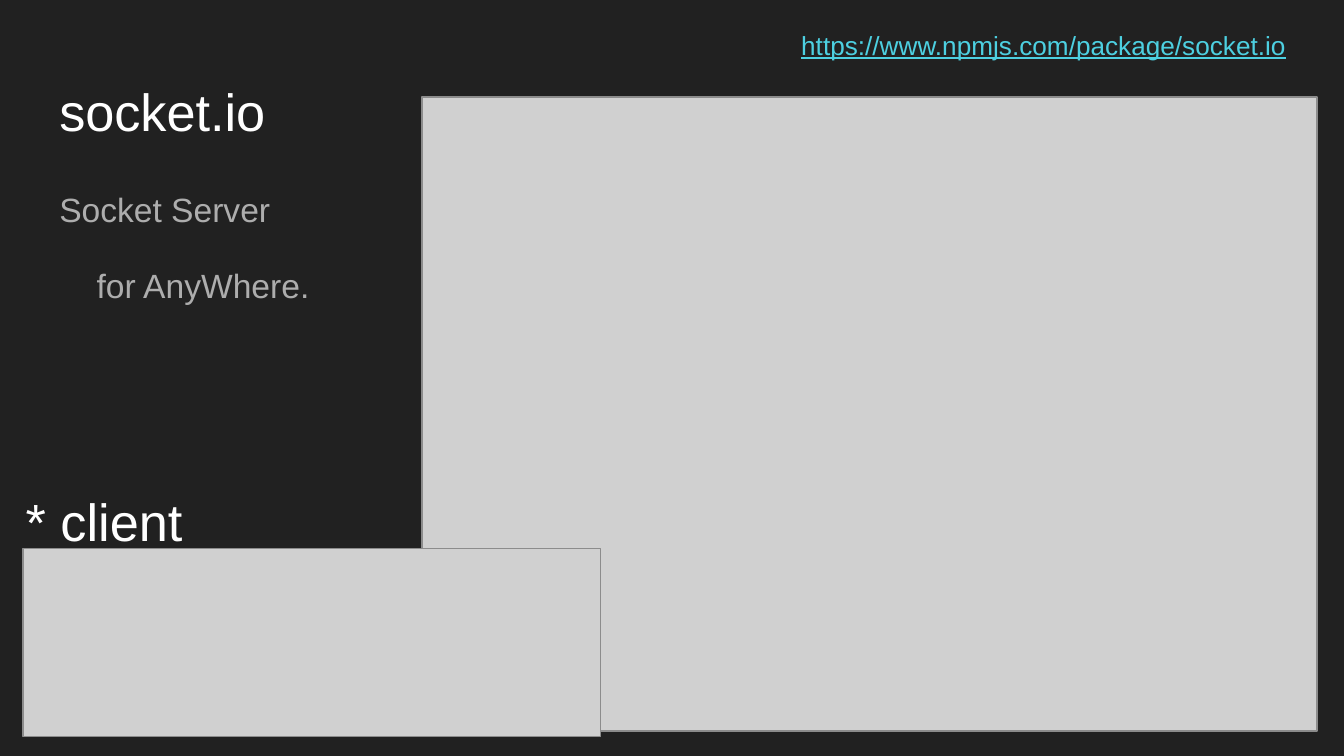
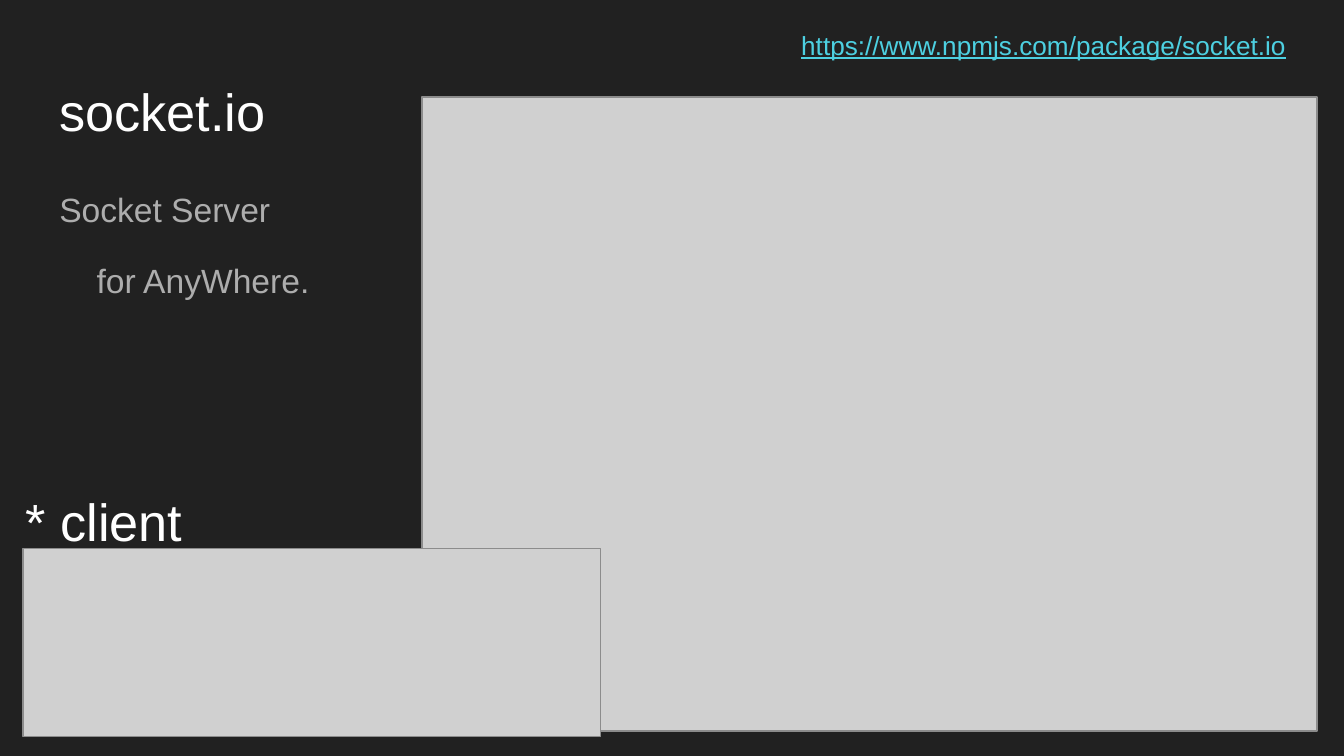
Before and after one commit to pathas1126/NodeVue, a slide deck: slide 20 of Node & Vue 시작하기.pptx. Drawn at 1344x756 pixels with LibreOffice and Linux fonts; fonts in the diff are those of the drawing; grey boxes stand for pictures; background and template pictures are left out. Boxes give left, top, right and bottom in pixels: in the first picture for what was removed or moved away, otherwise in the second. Text is boxed around its words. In the diff, an @@ line names an element or a change of style, - is before the commit and + after.

```diff
--- a/Node & Vue 시작하기.pptx
+++ b/Node & Vue 시작하기.pptx
@@ text at box(97, 268, 309, 299): less space between paragraphs @@
```
Also in this commit, not shown: 1 other slide changed, 3 other files.
